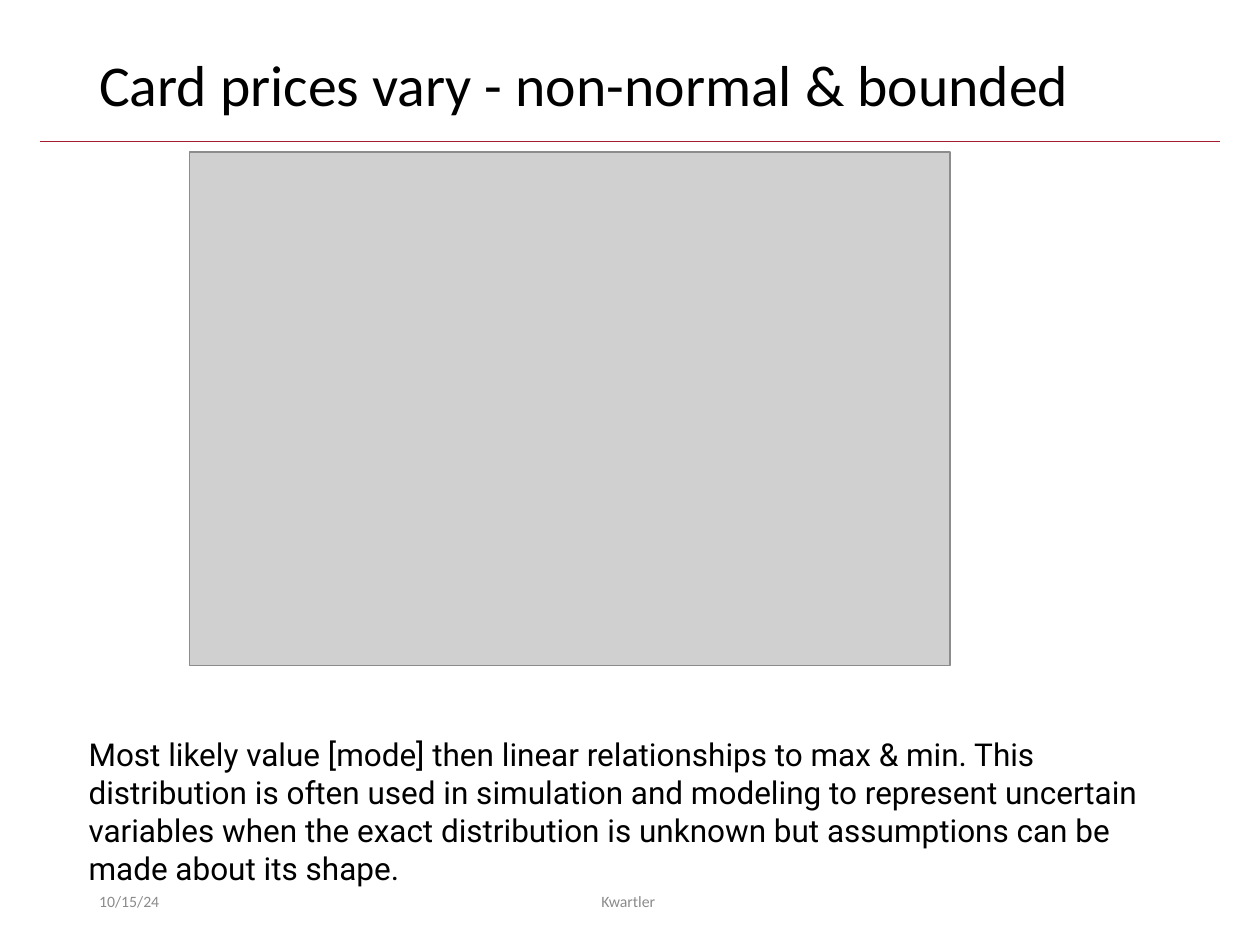
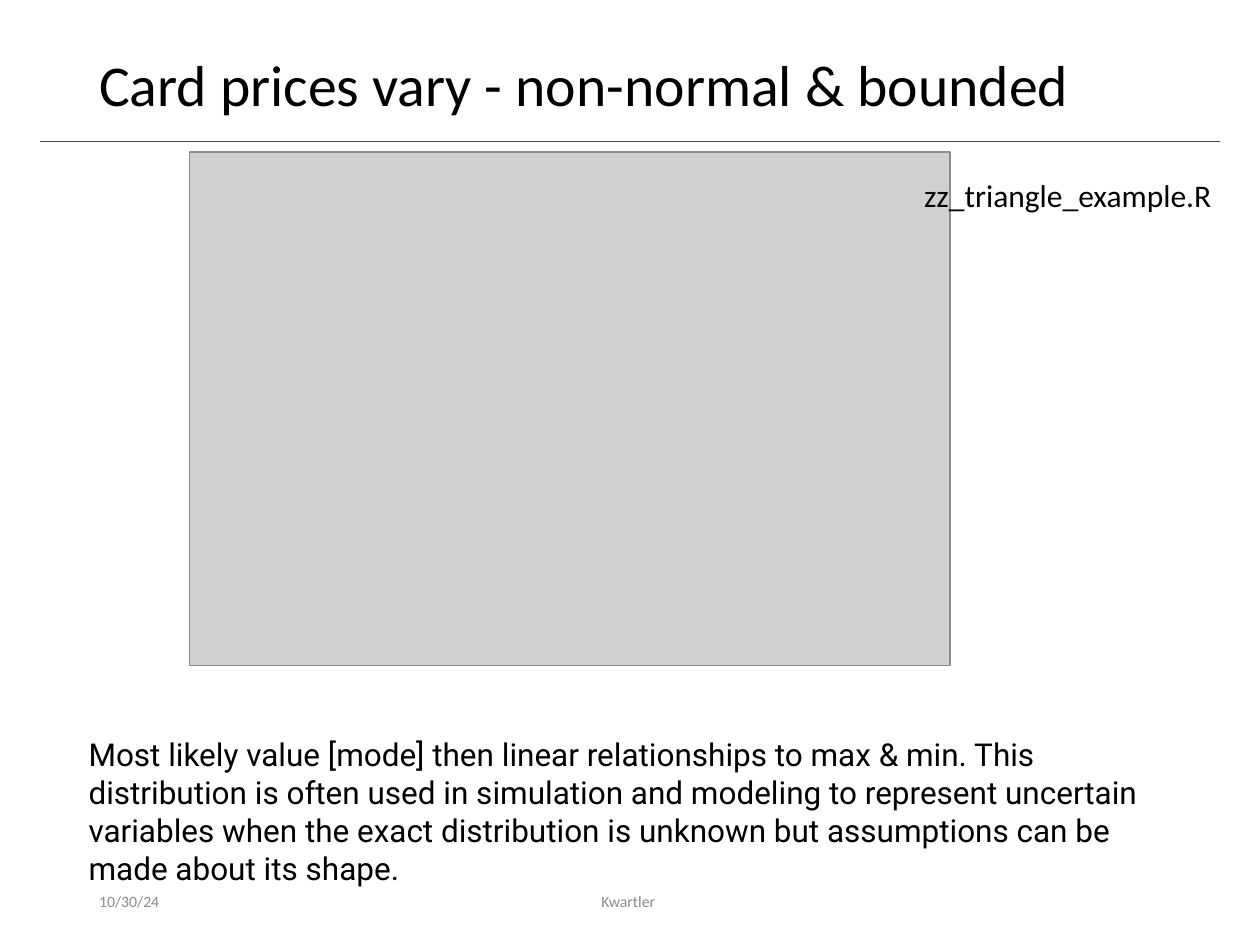
Before and after one commit to kwartler/Vienna_24, a slide deck: slide 13 of Fall_2024/day1/E_NonTraditionalMkts.pptx. Drawn at 1260x945 pixels with LibreOffice and Linux fonts; fonts in the diff are those of the drawing; grey boxes stand for pictures. Boxes give left, top, right and bottom in pixels: in the first picture for what was removed or moved away, otherwise in the second. Text is boxed around its words. In the diff, an @@ line names an element or a change of style, - is before the commit and + after.

```diff
--- a/Fall_2024/day1/E_NonTraditionalMkts.pptx
+++ b/Fall_2024/day1/E_NonTraditionalMkts.pptx
@@ text added at [924, 181, 1211, 215], 18 pt, text #000000 @@
+zz_triangle_example.R
@@ text at [99, 896, 159, 908]: text changed @@
-10/15/24
+10/30/24
```
Also in this commit, not shown: 13 other slides changed, 11 other files.
